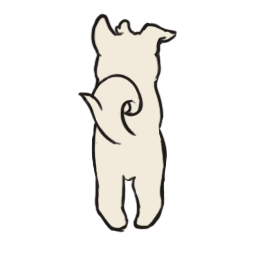
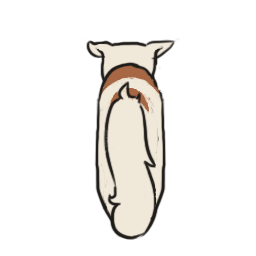
Two versions of the same layered image (256x256). Layer-by-layer changes:
added group "Video Group 2" with 4 layers above "Video Group 1" over [81, 34, 167, 240]
added layer "Layer 32" in group "Video Group 2" over [81, 34, 167, 236]
added layer "Layer 31" in group "Video Group 2" over [81, 38, 167, 240]
added layer "Layer 23" in group "Video Group 2" over [81, 34, 167, 236]
added layer "Layer 33" in group "Video Group 2" over [81, 38, 167, 240]
added group "Video Group 1" with 1 layers above "Palette" over [86, 38, 180, 240]
added layer "Layer 21" in group "Video Group 1" over [86, 38, 180, 240]
removed group "Lines" (4 layers) over [77, 13, 180, 239]
removed layer "Layer 18" from group "Lines" over [90, 13, 174, 233]
removed layer "Layer 15" (1st of 2, in "Lines") from group "Lines" over [89, 13, 180, 239]
removed layer "Layer 14" (1st of 2, in "Lines") from group "Lines" over [89, 13, 179, 234]
removed layer "Layer 13" from group "Lines" over [77, 13, 178, 237]
removed group "Color" (4 layers) over [77, 13, 180, 240]
removed layer "Layer 16" from group "Color" over [82, 13, 180, 240]
removed layer "Layer 15" (2nd of 2, in "Color") from group "Color" over [82, 13, 180, 240]
removed layer "Layer 14" (2nd of 2, in "Color") from group "Color" over [82, 13, 178, 240]
removed layer "Layer 19" from group "Color" over [77, 13, 177, 239]
